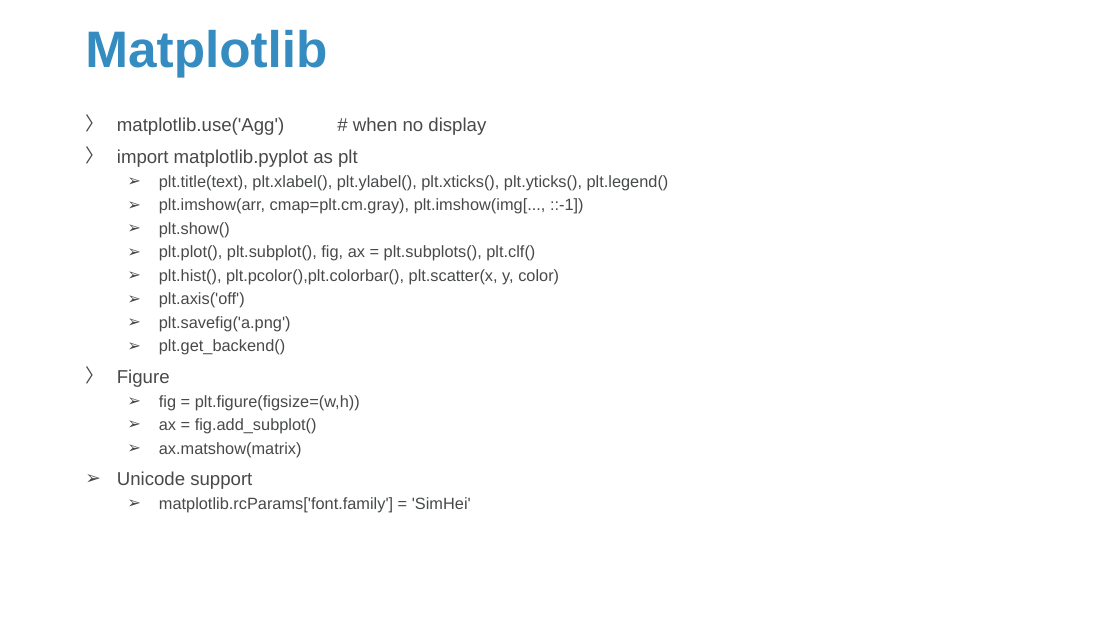
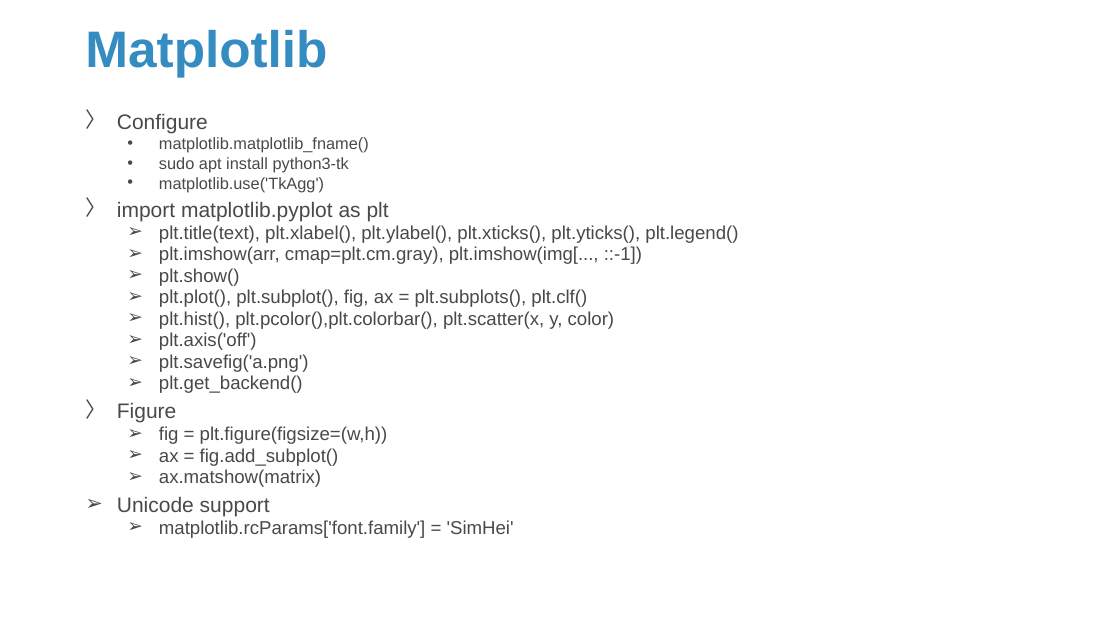
Before and after one commit to Sparks-Lu/TechNotes, a slide deck: slide 33 of Python/Python-Notes.pptx. Drawn at 1120x630 pixels with LibreOffice and Linux fonts; fonts in the diff are those of the drawing; background and template pictures are left out. Boxes give left, top, right and bottom in pixels: in the first picture for what was removed or moved away, otherwise in the second. Text is boxed around its words. In the diff, an @@ line names an element or a change of style, - is before the commit and + after.

```diff
--- a/Python/Python-Notes.pptx
+++ b/Python/Python-Notes.pptx
@@ text at (x1=117, y1=113, x2=369, y2=192): text changed; size 16 to 14 pt @@
-〉 matplotlib.use('Agg') # when no display
+〉 Configure
+  • matplotlib.matplotlib_fname()
+  • sudo apt install python3-tk
+  • matplotlib.use('TkAgg')
@@ text at (x1=117, y1=201, x2=738, y2=538): size 16 to 18 pt in "import matplotlib.pyplot as plt", "Figure", "Unicode support"; size 14 to 16 pt in "plt.title(text), plt.xlabel(), plt.ylabel(), plt.xticks(), p ...", "plt.imshow(arr, cmap=plt.cm.gray), plt.imshow(img[..., ::-1] ...", "plt.show()", "plt.plot(), plt.subplot(), fig, ax = plt.subplots(), plt.clf ..." and 8 more places; line spacing 0.9 to 0.7 @@
```
Also in this commit, not shown: 8 other slides changed, 1 slide added, 8 other files.
